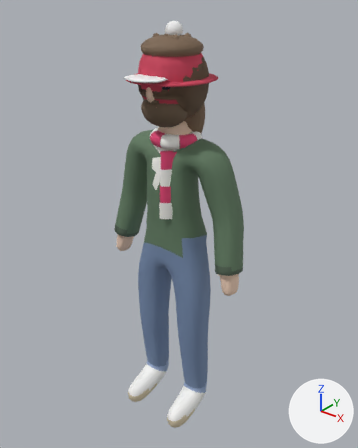
The glTF model assets/models/v2/f_jacket.glb, before and after one commit.
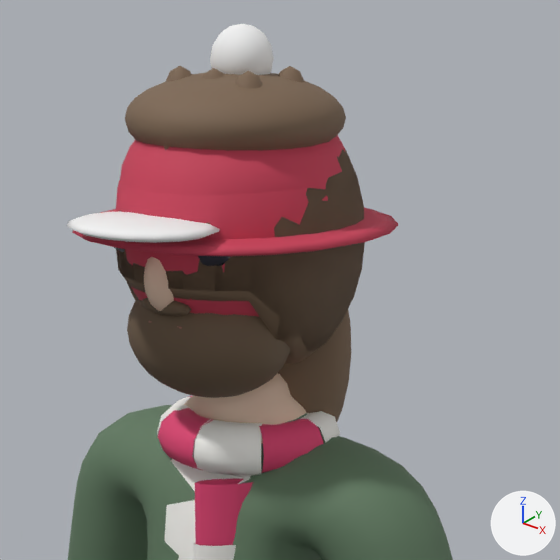
Each version appears first whole from a camera (50 mm lens) standing at (1.233, -1.505, 1.897) and looking at (0.006, 0.029, 0.946), and next in a close-up on the part from 29% to 74% of the width and 3% to 39% of the height. Lighting does not change. The marker at lower right points along +X, +Y and +Z. The last two pictures show the newer version.

Names of what the first close-up shows: 'beard', 'bob', 'body', 'bucket', 'bucketBrim', 'capBrim', 'flat', 'helmet', 'longBack', 'mod', 'scarfTail0', 'scarfWrap6' and 14 more.
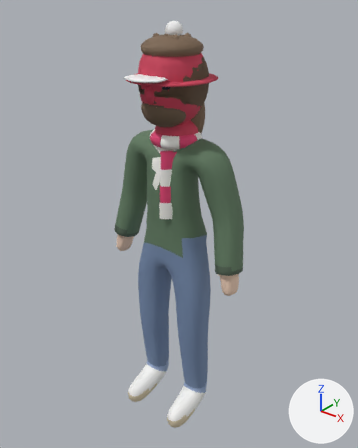
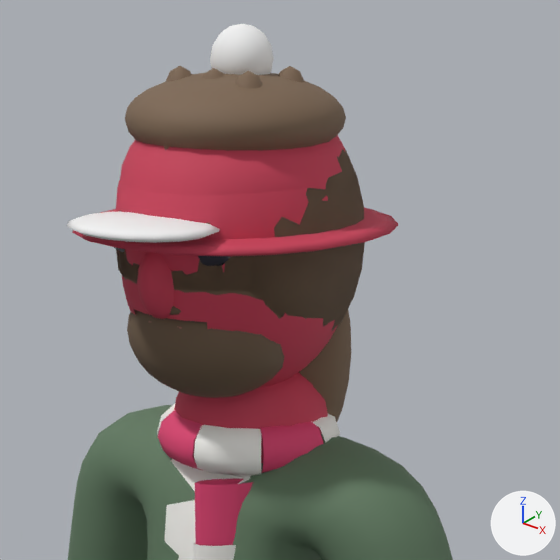
What differs and where, as boxes [x1, y1, x2, y2] in the close-ups (560 x 560 px):
'balaclava', added (red): after [122, 276, 338, 388]
'balaNeck', added (red): after [174, 372, 328, 463]
'balaNose', added (red): after [137, 252, 174, 319]
'mod', unchanged, covered by the edit: before [120, 148, 365, 352]

The change, as a list of edits to the scene's bpy script:
```text
Add me_balanose:
    me_balanose.from_pydata(...)  # a UV sphere (10 segments, 8 rings, poles along z) spanning x -0.0219..0.0219, y -0.1568..-0.097, z 1.4921..1.5703
    me_balanose.materials.append(mat_id_14)  # red #cb3f59
Add me_balaneck:
    me_balaneck.from_pydata(...)  # a UV sphere (16 segments, 10 rings, poles along z) spanning x -0.092..0.092, y -0.068..0.111, z 1.274..1.435
    me_balaneck.materials.append(mat_id_14)  # red #cb3f59
Add me_balaclava:
    me_balaclava.from_pydata(...)  # 526 vertices, 1024 faces; spans x -0.125..0.125, y -0.136..0.135, z 1.391..1.69
    me_balaclava.materials.append(mat_id_14)  # red #cb3f59
Add ob_balanose:
    ob_balanose = bpy.data.objects.new('balaNose', me_balanose)
    ob_balanose.location = (0.0, 0.0, 0.0)
Add ob_balaneck:
    ob_balaneck = bpy.data.objects.new('balaNeck', me_balaneck)
    ob_balaneck.location = (0.0, 0.0, 0.0)
Add ob_balaclava:
    ob_balaclava = bpy.data.objects.new('balaclava', me_balaclava)
    ob_balaclava.location = (0.0, 0.0, 0.0)
```
